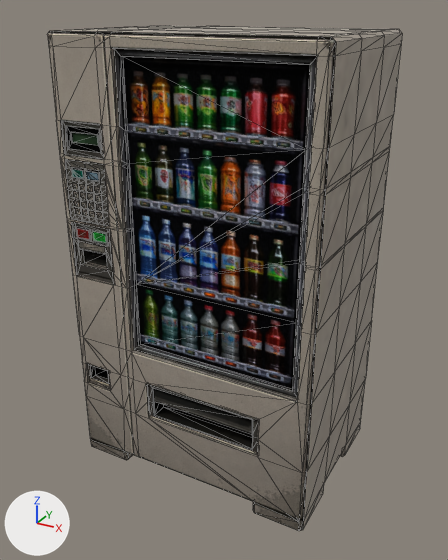
An edit to the glTF model 3Dasset/retro_lowres_vendmach.glb, drawn before and after from the same camera.
The view is the same before and after, from a 50 mm lens placed at (1.53, -2.83, 2.49), pointed at (-0.01, -0.04, 1.09). The lights are fixed; the arrows at lower left show +X, +Y and +Z. Mesh edges are drawn as thin lines. Where no turn or scale is listed for an object, it has been applied to the vertices. Vertices at the same position are counted once.

In view in the first picture: 'ChatGPT Image Jan 19, 2026, 03_39_45 PM'.
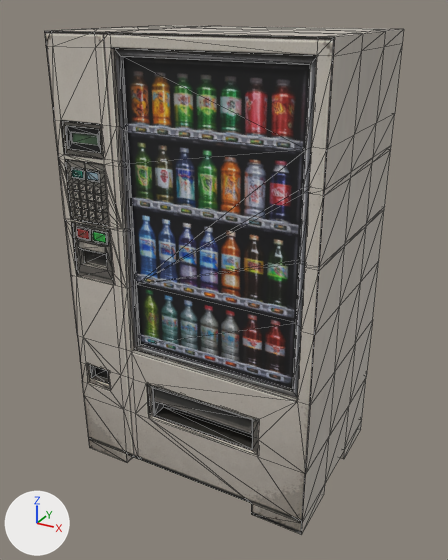
Commit message: update my code

The change in detail:
In material 'ChatGPT Image Jan 19, 2026, 03_39_45 PM' (mat_chatgpt_image_jan_19__2026__03_39_45_pm), metallic goes from 1.0 to 0.0.
In material 'ChatGPT Image Jan 19, 2026, 03_39_45 PM' (mat_chatgpt_image_jan_19__2026__03_39_45_pm), roughness goes from 1.0 to 0.5.
me_chatgpt_image_jan_19__2026__03_39_45_pm is used by ob_chatgpt_image_jan_19__2026__03_39_45_pm; location (0.0, 0.0, 1.165).
me_chatgpt_image_jan_19__2026__03_39_45_pm had 757 vertices, 1510 faces and spanned x -0.71..0.71, y -0.5..0.51, z -1.19..1.22.
me_chatgpt_image_jan_19__2026__03_39_45_pm now has 639 vertices, 1274 faces and spans x -0.71..0.71, y -0.5..0.51, z -1.19..1.22.
me_chatgpt_image_jan_19__2026__03_39_45_pm part 1: 14 vertices moved from x -0.71..0.71, y -0.5..0.51, z -1.18..0.38 to x -0.71..0.71, y -0.5..0.51, z -1.19..0.38; 196 vertices removed from x -0.71..0.71, y -0.5..0.51, z -1.19..1.22; 78 vertices added at x -0.71..0.71, y -0.5..0.51, z -1.19..1.22.
me_chatgpt_image_jan_19__2026__03_39_45_pm part 2: 107 kept faces spanning x -0.71..0.71, y -0.17..0.51, z -1.12..1.22 get new texture (UV) coordinates.

Pixel boxes [x1, y1, x2, y2] of what changed, in the pictures (448 x 560 px):
'ChatGPT Image Jan 19, 2026, 03_39_45 PM', surface changed, reshaped
    before: [47, 26, 402, 531]
    after: [44, 26, 404, 534]
part 1 of me_chatgpt_image_jan_19__2026__03_39_45_pm, cut back
    before: [47, 26, 402, 531]
    after: [44, 26, 404, 534]
part 2 of me_chatgpt_image_jan_19__2026__03_39_45_pm, surface changed
    both: [104, 27, 384, 476]
